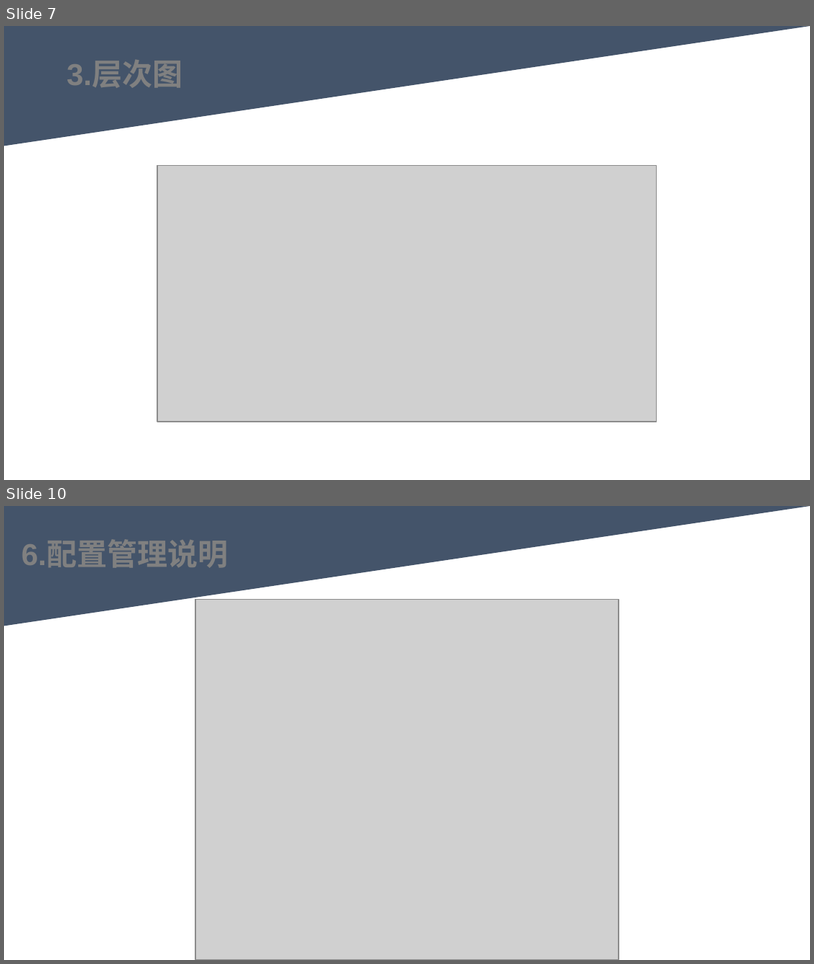
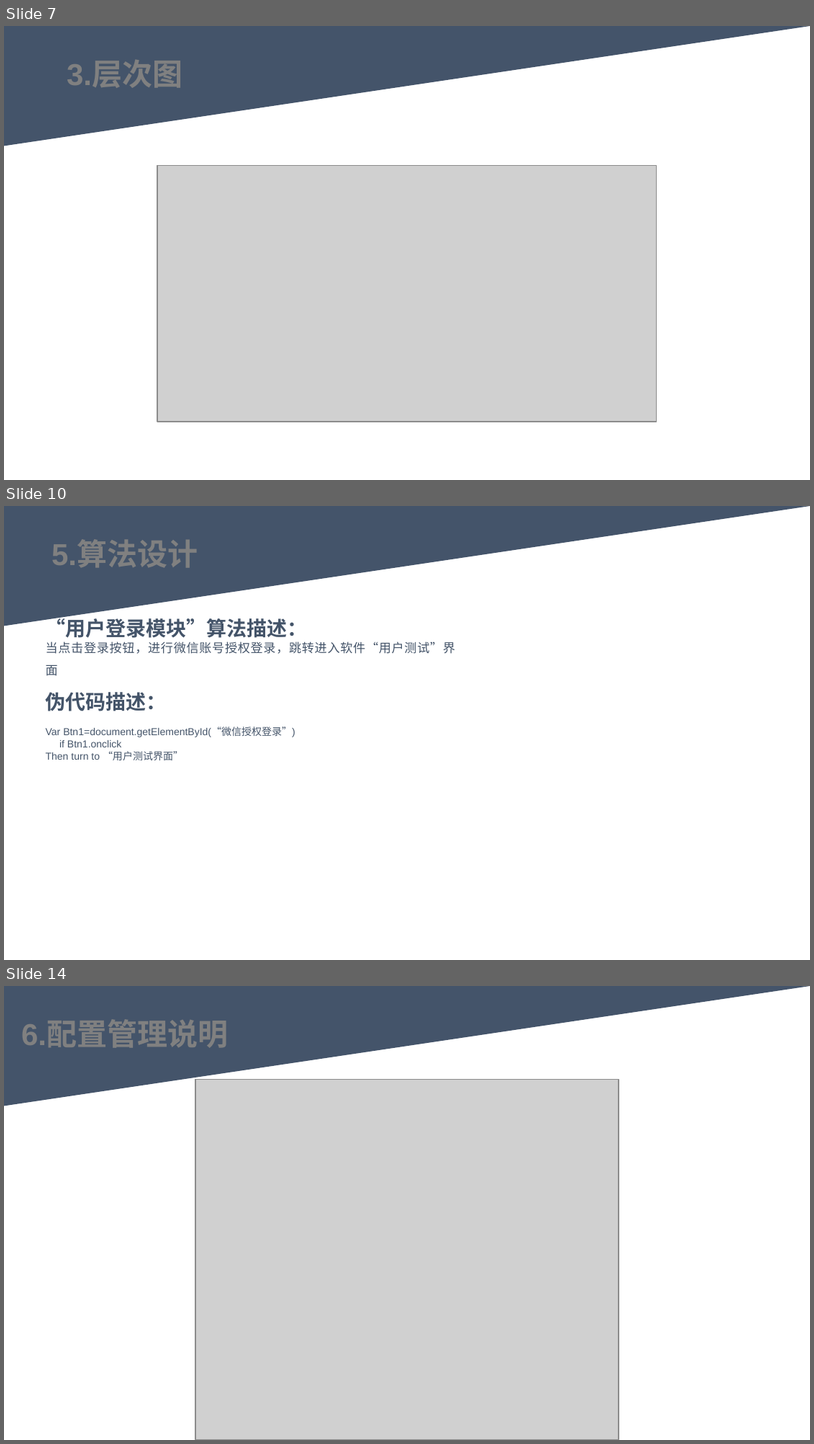
Before and after one commit to youhuyellowman/SE-2022-G06, a slide deck: 项目设计/总体设计PPTv0.0.2.pptx. Shown one above the other, each under a label of ours: slides 7 and 10 before the commit, slides 7, 10 and 14 after it; the slides between them are not shown. The pictures are 814x964 and 814x1444 pixels, drawn with LibreOffice and Linux fonts; fonts in the diff are those of the drawing; grey boxes stand for pictures. Boxes give left, top, right and bottom in pixels: in the first picture for what was removed or moved away, otherwise in the second. Text is boxed around its words. In the diff, an @@ line names an element or a change of style, - is before the commit and + after.

Commit message:
PPT制作完成
PPT修改，总体设计说明文档完善

```diff
--- a/项目设计/总体设计PPTv0.0.2.pptx
+++ b/项目设计/总体设计PPTv0.0.2.pptx
@@ slide 10 added at (4, 506, 810, 960), background #FFFFFF @@
@@ triangle added at (5, 506, 810, 626), fill #44546A, outline #44546A 1 pt @@
@@ text added at (52, 541, 198, 568), 27 pt, text #808080, bold @@
+5.算法设计
@@ text added at (46, 615, 455, 676), 11 pt, text #445469 @@
+“用户登录模块”算法描述：
+当点击登录按钮，进行微信账号授权登录，跳转进入软件“用户测试”界面
@@ text added at (46, 692, 296, 760), 9 pt, text #445469 @@
+伪代码描述：
+Var Btn1=document.getElementById(“微信授权登录”)
+if Btn1.onclick
+Then turn to “用户测试界面”
@@ what was slide 10 is now slide 14 @@
```
Also in this commit, not shown: 8 slides changed, 5 other slides added, 2 other files.
